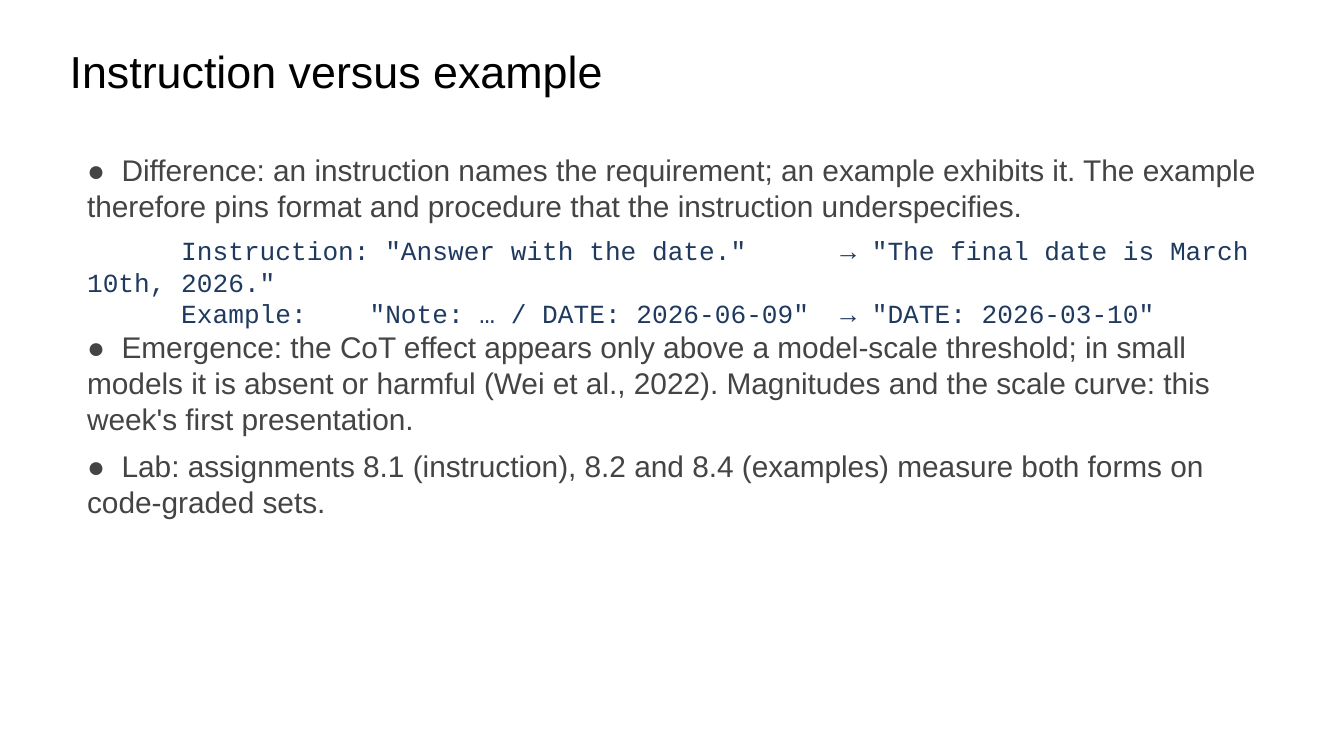
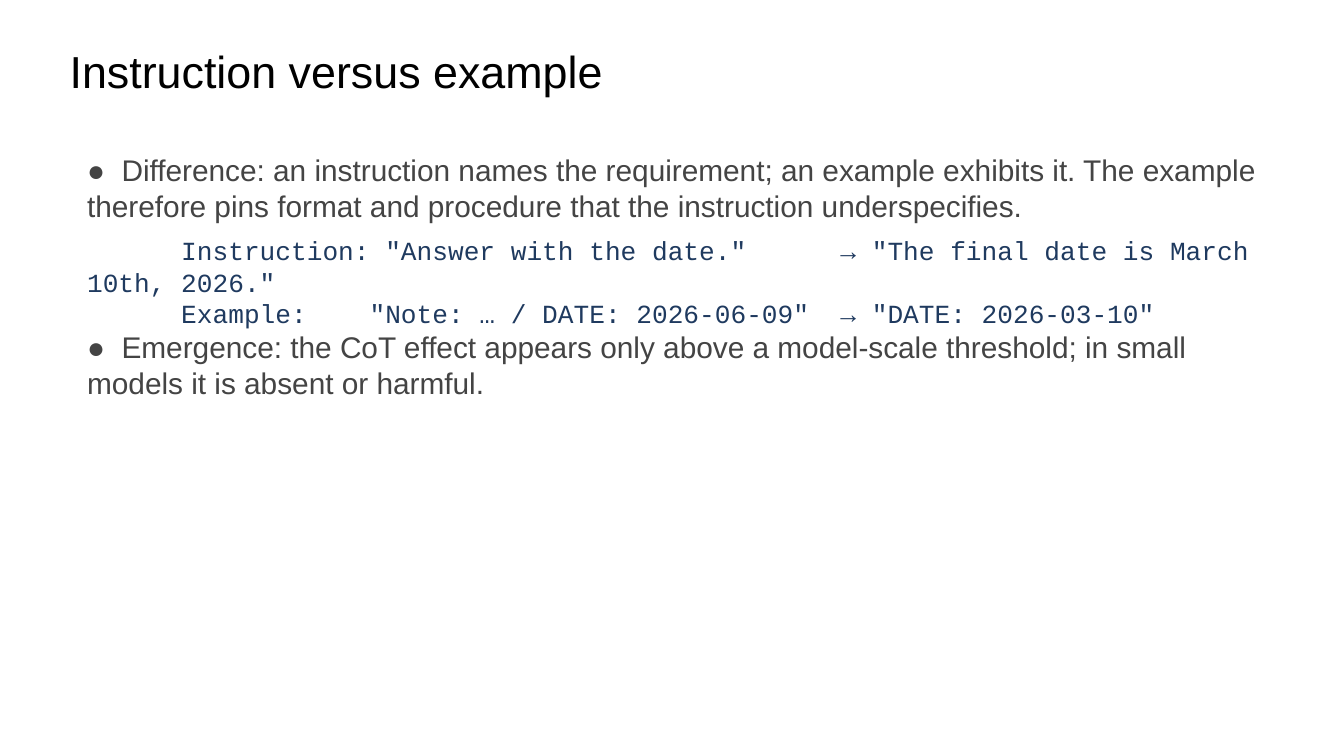
Before and after one commit to ralbu85/stml_2026, a slide deck: slide 17 of lectures/week02/slides-draft-w2.pptx. Drawn at 1344x756 pixels with LibreOffice and Linux fonts; fonts in the diff are those of the drawing. Boxes give left, top, right and bottom in pixels: in the first picture for what was removed or moved away, otherwise in the second. Text is boxed around its words. In the diff, an @@ line names an element or a change of style, - is before the commit and + after.

```diff
--- a/lectures/week02/slides-draft-w2.pptx
+++ b/lectures/week02/slides-draft-w2.pptx
@@ text at box(87, 336, 1186, 395): text changed @@
-● Emergence: the CoT effect appears only above a model-scale threshold; in small models it is absent or harmful (Wei et al., 2022). Magnitudes and the scale curve: this week's first presentation.
-● Lab: assignments 8.1 (instruction), 8.2 and 8.4 (examples) measure both forms on code-graded sets.
+● Emergence: the CoT effect appears only above a model-scale threshold; in small models it is absent or harmful.
```
Also in this commit, not shown: 14 other slides changed, 1 other file.
